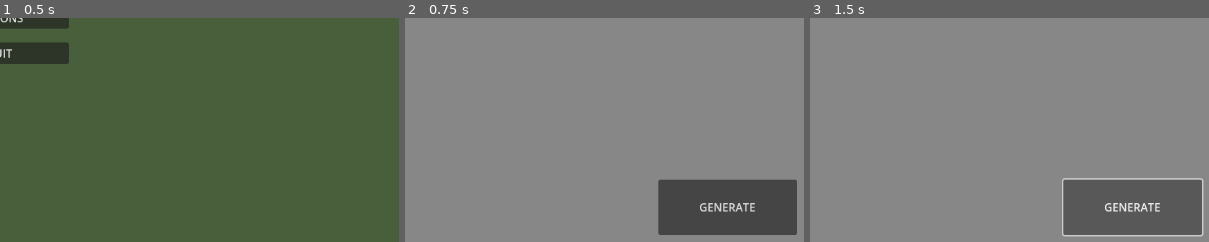
Above: before the commit, frames 1-3 (left to right).
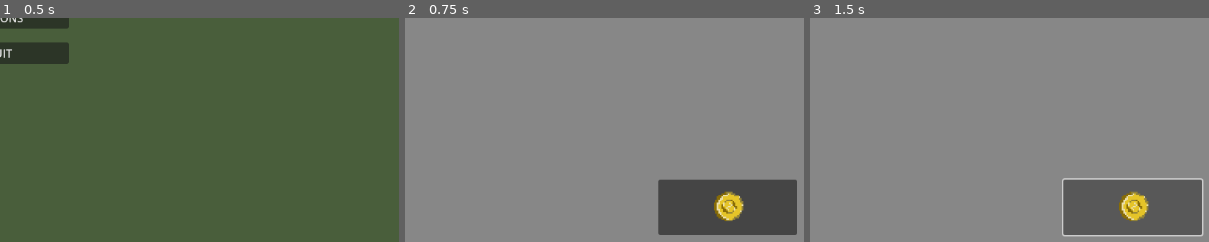
Above: after the commit, the same moments.

Repository: kakraatz/clicker-game
Game: Godot game, scene res://scenes/menu.tscn
Same seed, same stepped clock (60 frames per second), same inputs: the game is played once before the commit and once after it.
Inputs (mouse positions are % of the whole screen's width and height, from its top left):
- Up to frame 1 (0.5 s): no input
- Up to frame 2 (0.75 s): click "START" at 0.5 s
- Up to frame 3 (1.5 s): click (90, 92) at 1.25 s
The pictures show only the part of the screen within x 50-100%, y 50-100%; the shares and areas given below are measured in that part.

Frame 1 is identical in both runs. In frame 2, 0.9% of the frame differs, in the area x 73-88%, y 77-91%; in frame 3, 0.9%.

Commit message:
Added gold coin sprite

Diff:
--- a/scenes/game.tscn
+++ b/scenes/game.tscn
@@ -1,7 +1,8 @@
-[gd_scene load_steps=3 format=3 uid="uid://ksm4jt1h5xce"]
+[gd_scene load_steps=4 format=3 uid="uid://ksm4jt1h5xce"]
 
 [ext_resource type="Script" uid="uid://delqcrtlseoea" path="res://scenes/game.gd" id="1_uwrxv"]
 [ext_resource type="PackedScene" uid="uid://btxgpjbgcw4lp" path="res://scenes/BuildingManger.tscn" id="2_yqjtg"]
+[ext_resource type="Texture2D" uid="uid://bm488ro4ql6db" path="res://assets/sprites/gold_coin.png" id="3_lnu2h"]
 
 [node name="Game" type="Control"]
 layout_mode = 3
@@ -77,7 +78,9 @@
 offset_bottom = 40.0
 grow_horizontal = 2
 grow_vertical = 2
-text = "GENERATE"
+icon = ExtResource("3_lnu2h")
+icon_alignment = 1
+expand_icon = true
 
 [node name="ValueControl" type="Control" parent="."]
 custom_minimum_size = Vector2(300, 100)
Binary file added: assets/sprites/gold_coin.png
Not shown, added: assets/sprites/gold_coin.png.import
